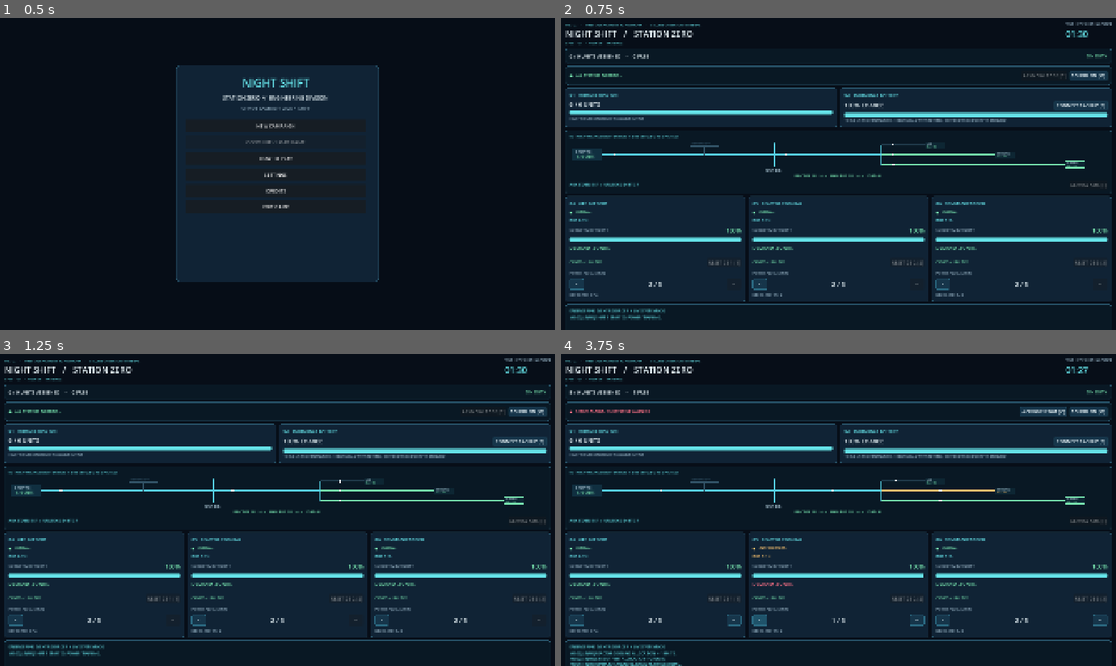
Above: before the commit, frames 1-4 (two rows, left to right).
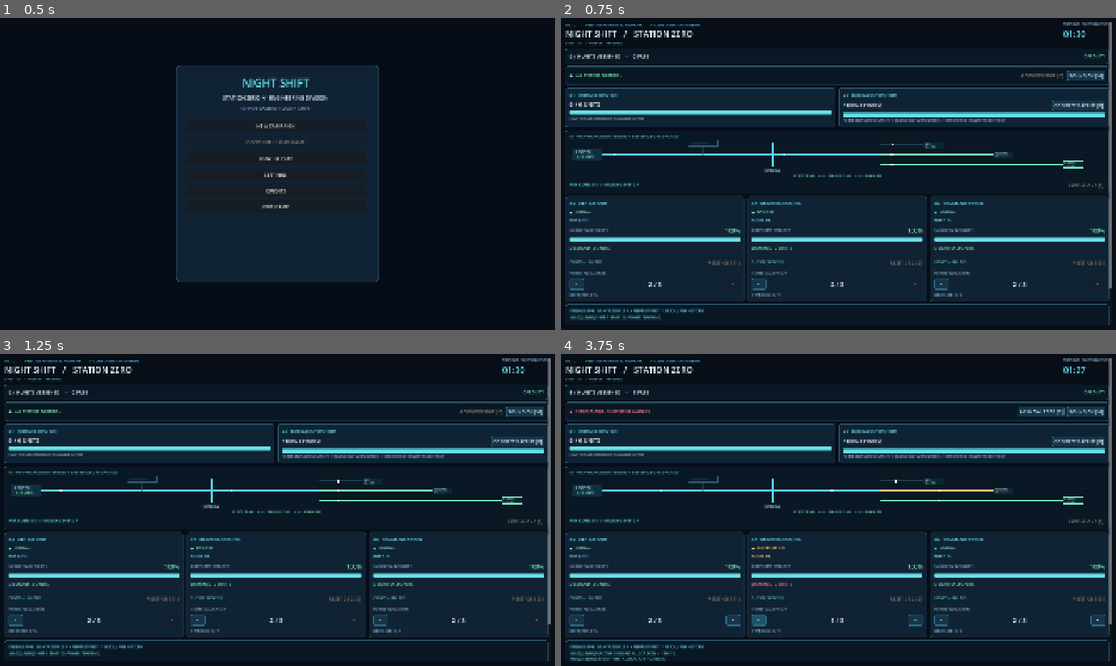
Above: after the commit, the same moments.

Repository: JIGSAW-HJH/GameDev
Game: Godot game, scene res://scenes/main.tscn
Two runs of this game, one before a commit and one after it. Both use one fixed random seed, a clock stepped at 60 frames per second and the inputs below.
Inputs:
- Up to frame 1 (0.5 s): no input
- Up to frame 2 (0.75 s): click "NEW CAMPAIGN" at 0.5 s
- Up to frame 3 (1.25 s): no input
- Up to frame 4 (3.75 s): click "−" at 1.25 s; click "ACKNOWLEDGE [C]" at 2 s; click "+" at 2.75 s; click "−" at 3.5 s

Frame 1 is identical in both runs. In frame 2, 3.1% of the frame differs, in the area x 13-100%, y 1-99%; in frame 3, 3.1%; in frame 4, 3.4%, in the area x 1-100%, y 1-100%.

Commit message:
Fix clipped terminal with scrolling console and 150-entry newest-first log

Diff:
--- a/NightShift-StationZero/scripts/main.gd
+++ b/NightShift-StationZero/scripts/main.gd
@@ -294,8 +294,8 @@
         severity = "WARN"
     var stamp := "%02d:%02d" % [int(elapsed / 60), elapsed % 60]
     log_lines.push_front("[%s] [%s] %s" % [stamp, severity, message])
-    if log_lines.size() > 6:
-        log_lines.resize(6)
+    if log_lines.size() > 150:
+        log_lines.resize(150)
     _render_log()
 
 func _render_log() -> void:
@@ -313,6 +313,8 @@
         log_label.push_color(ink)
         log_label.add_text(entry + "\n")
         log_label.pop()
+    # Newest records are inserted first; keep the viewer anchored at the top.
+    log_label.scroll_to_line(0)
 
 func _acknowledge_alarm() -> void:
     if finished or (game_menu != null and game_menu.is_blocking()):
@@ -478,8 +480,16 @@
     for side in ["left", "right", "top", "bottom"]:
         margins.add_theme_constant_override("margin_" + side, 18)
     add_child(margins)
+    # The entire console can scroll if the monitor is shorter than our layout.
+    # The event recorder below has its own independent vertical scrollbar.
+    var page_scroll := ScrollContainer.new()
+    page_scroll.size_flags_horizontal = Control.SIZE_EXPAND_FILL
+    page_scroll.size_flags_vertical = Control.SIZE_EXPAND_FILL
+    page_scroll.horizontal_scroll_mode = ScrollContainer.SCROLL_MODE_DISABLED
+    margins.add_child(page_scroll)
     var root := _vbox(9)
-    margins.add_child(root)
+    root.size_flags_horizontal = Control.SIZE_EXPAND_FILL
+    page_scroll.add_child(root)
     var header := _hbox()
     root.add_child(header)
     var head_left := _vbox(2)
@@ -636,12 +646,14 @@
     root.add_child(log_panel)
     var log_stack := _vbox(5)
     log_panel.add_child(log_stack)
-    log_stack.add_child(_label("ENGINEERING EVENT RECORDER  /  LIVE SYSTEM LOG", 13, CYAN))
+    log_stack.add_child(_label("ENGINEERING EVENT RECORDER  /  NEWEST FIRST  /  SCROLL FOR HISTORY", 13, CYAN))
     log_label = RichTextLabel.new()
-    log_label.custom_minimum_size.y = 106
+    log_label.custom_minimum_size.y = 138
     log_label.size_flags_vertical = Control.SIZE_SHRINK_BEGIN
     log_label.bbcode_enabled = false
-    log_label.scroll_active = false
+    log_label.scroll_active = true
+    log_label.scroll_following = false
+    log_label.fit_content = false
     log_label.add_theme_font_size_override("normal_font_size", 13)
     log_label.add_theme_color_override("default_color", MUTED)
     log_stack.add_child(log_label)
@@ -721,7 +733,7 @@
         breaker_cooldowns.append(clampf(float(data["breaker_cooldowns"][i]), 0.0, BREAKER_RESET_DELAY))
     log_lines.clear()
     for entry in data["log_lines"]:
-        if log_lines.size() >= 6:
+        if log_lines.size() >= 150:
             break
         log_lines.append(str(entry).substr(0, 200))
     alarm_acknowledged = bool(data.get("alarm_acknowledged", false))
